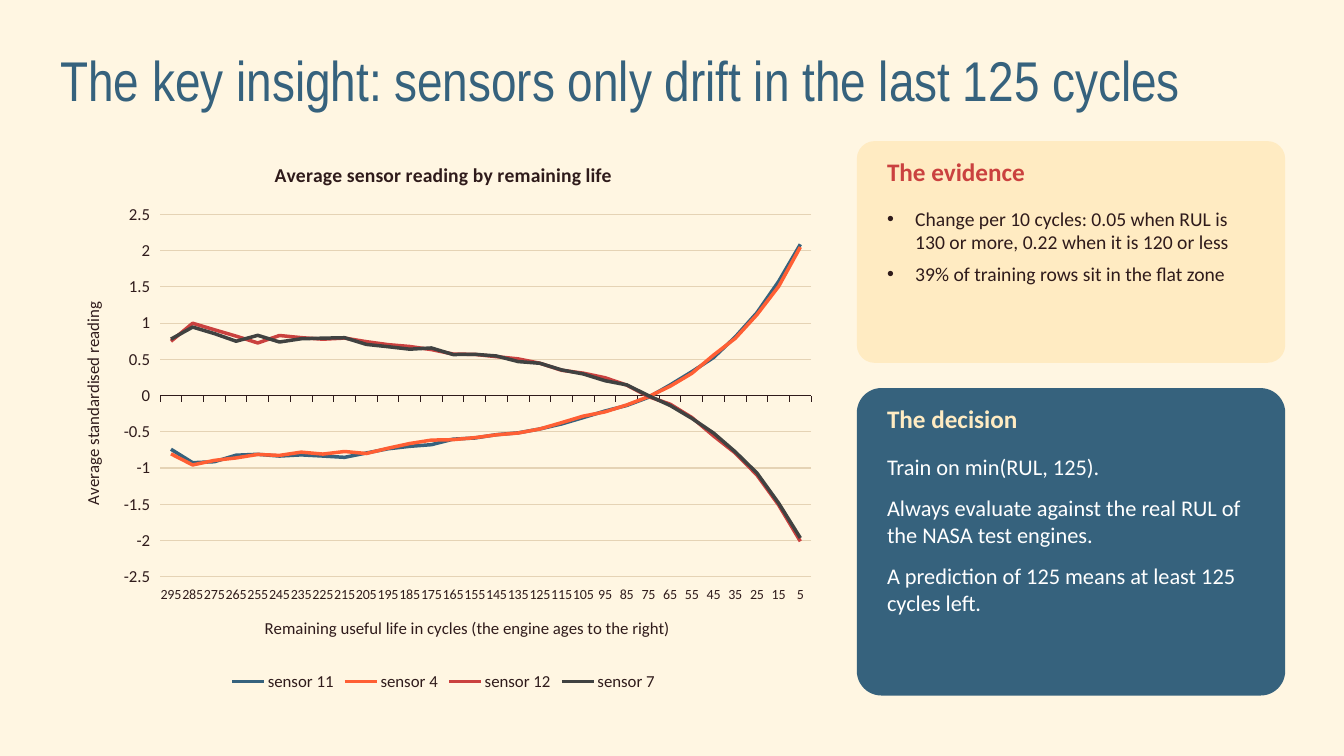
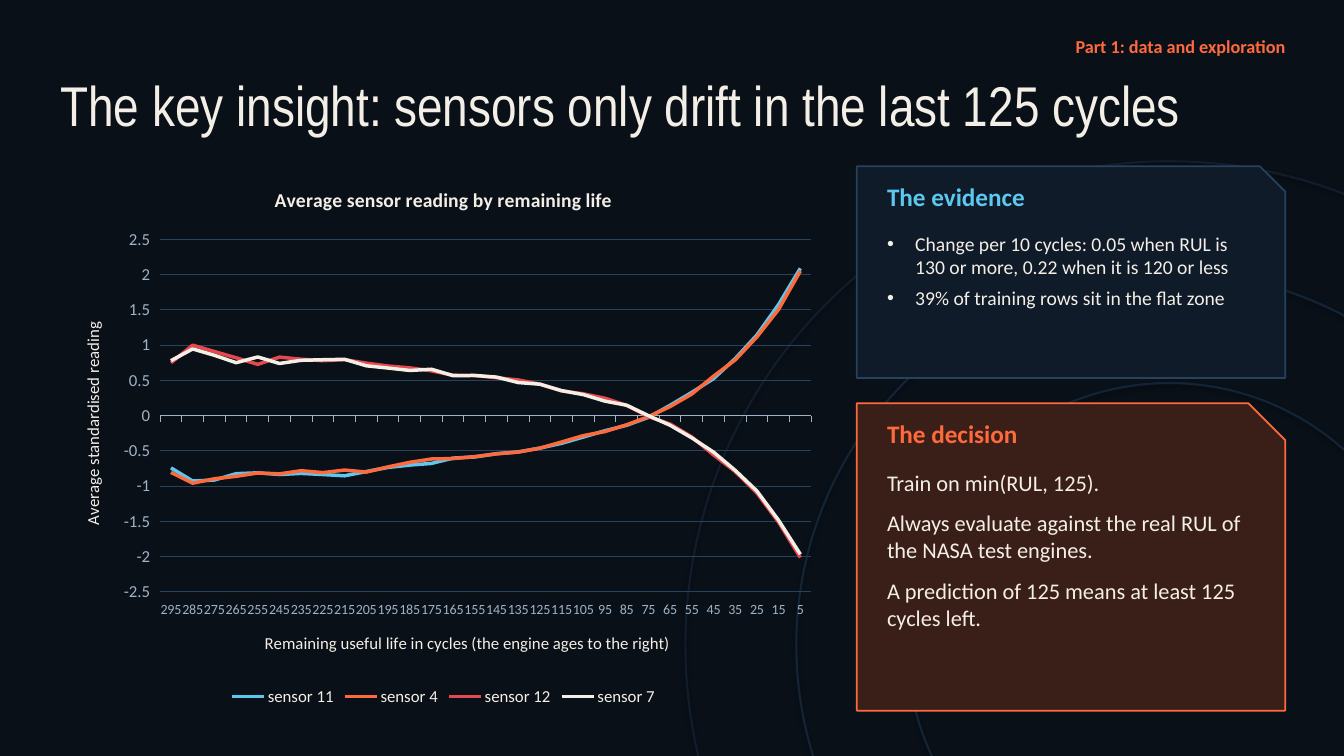
Before and after one commit to Shog7777/engine-rul-project, a slide deck: slide 4 of Presentation/Engine-RUL-Presentation.pptx. Drawn at 1344x756 pixels with LibreOffice and Linux fonts; fonts in the diff are those of the drawing. Boxes give left, top, right and bottom in pixels: in the first picture for what was removed or moved away, otherwise in the second. Text is boxed around its words. In the diff, an @@ line names an element or a change of style, - is before the commit and + after.

```diff
--- a/Presentation/Engine-RUL-Presentation.pptx
+++ b/Presentation/Engine-RUL-Presentation.pptx
@@ background #FFF6E2 to #0A1018 @@
@@ text added at [1076,40,1285,56], 13 pt, text #FF6A3D, bold @@
+Part 1: data and exploration
@@ text "The key insight: sensors only ...": place and size @@
-text "The key insight: sensors only ..." at [60,60,1180,111]
+text "The key insight: sensors only ..." at [60,85,1180,136]
@@ text "The key insight: sensors only ..." at [60,85,1180,136]: text colour #36627D to #F4EFE6 @@
@@ rounded rectangle removed at [857,141,1286,363] @@
@@ line chart at [60,166,827,711] @@
@@ colour of sensor 11 #36627D to #5CC8F0 @@
@@ colour of sensor 4 #FF5F34 to #FF6A3D @@
@@ colour of sensor 12 #CA413F to #E5484D @@
@@ colour of sensor 7 #404241 to #F4EFE6 @@
@@ legend changed @@
@@ category axis changed @@
@@ value axis changed @@
@@ lettering changed @@
@@ line chart: place and size @@
-line chart at [60,141,827,696]
+line chart at [60,166,827,711]
@@ ellipse added at [686,161,1344,756], outline #101D2D 1.5 pt @@
@@ snip rect added at [857,166,1286,378], fill #101B29, outline #27425C 1.25 pt @@
@@ text "The evidence": place and size @@
-text "The evidence" at [887,163,1025,181]
+text "The evidence" at [887,188,1025,206]
@@ text "The evidence" at [887,188,1025,206]: text colour #CA413F to #5CC8F0 @@
@@ text "Change per 10 cycles: 0.05 ...": place and size @@
-text "Change per 10 cycles: 0.05 ..." at [915,212,1229,285]
+text "Change per 10 cycles: 0.05 ..." at [915,237,1229,309]
@@ text "Change per 10 cycles: 0.05 ..." at [915,237,1229,309]: text colour #2F1B1B to #F4EFE6; less space between paragraphs @@
@@ ellipse added at [797,272,1344,756], outline #132436 1.5 pt @@
@@ rounded rectangle removed at [857,388,1286,696] @@
@@ ellipse added at [907,383,1344,756], outline #132436 1.5 pt @@
@@ snip rect added at [857,403,1286,711], fill #3A1F18, outline #FF6A3D 1.25 pt @@
@@ text "The decision": place and size @@
-text "The decision" at [887,410,1017,428]
+text "The decision" at [887,425,1017,443]
@@ text "The decision" at [887,425,1017,443]: text colour #FFEBC2 to #FF6A3D @@
@@ text "Train on min(RUL, 125).": place and size @@
-text "Train on min(RUL, 125)." at [887,459,1241,615]
+text "Train on min(RUL, 125)." at [887,475,1241,630]
@@ text "Train on min(RUL, 125)." at [887,475,1241,630]: text colour #FFFFFF to #F4EFE6 @@
```
Also in this commit, not shown: 8 other slides changed, 3 slides added, 1 slide removed, 1 other file.
